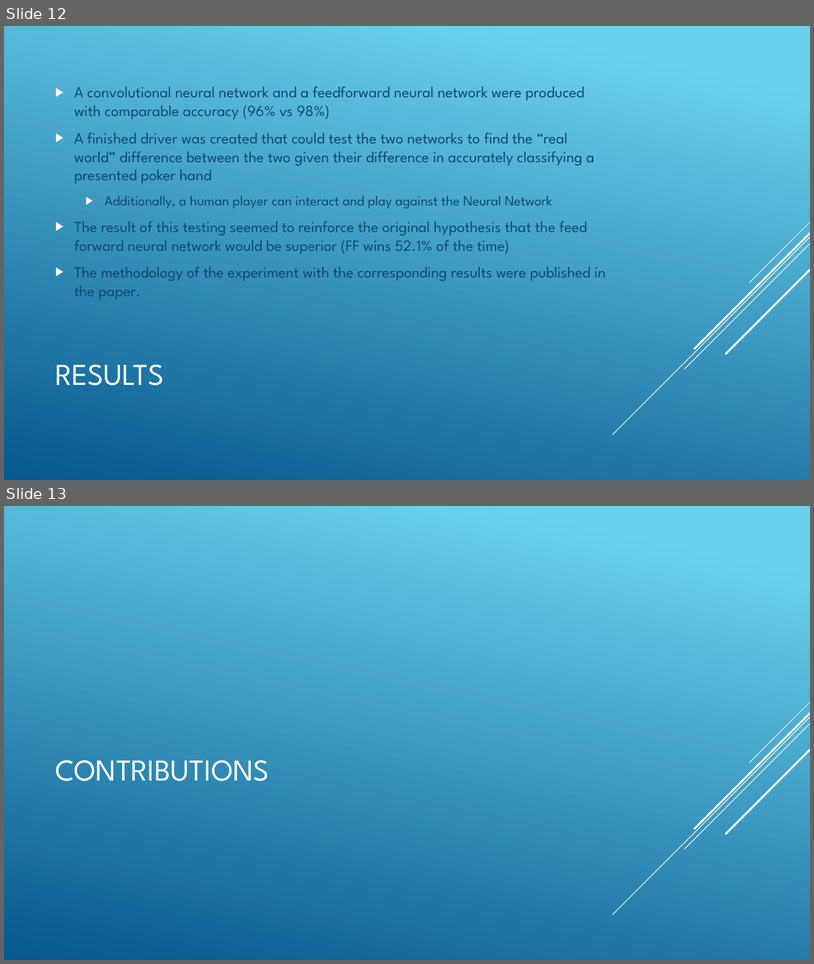
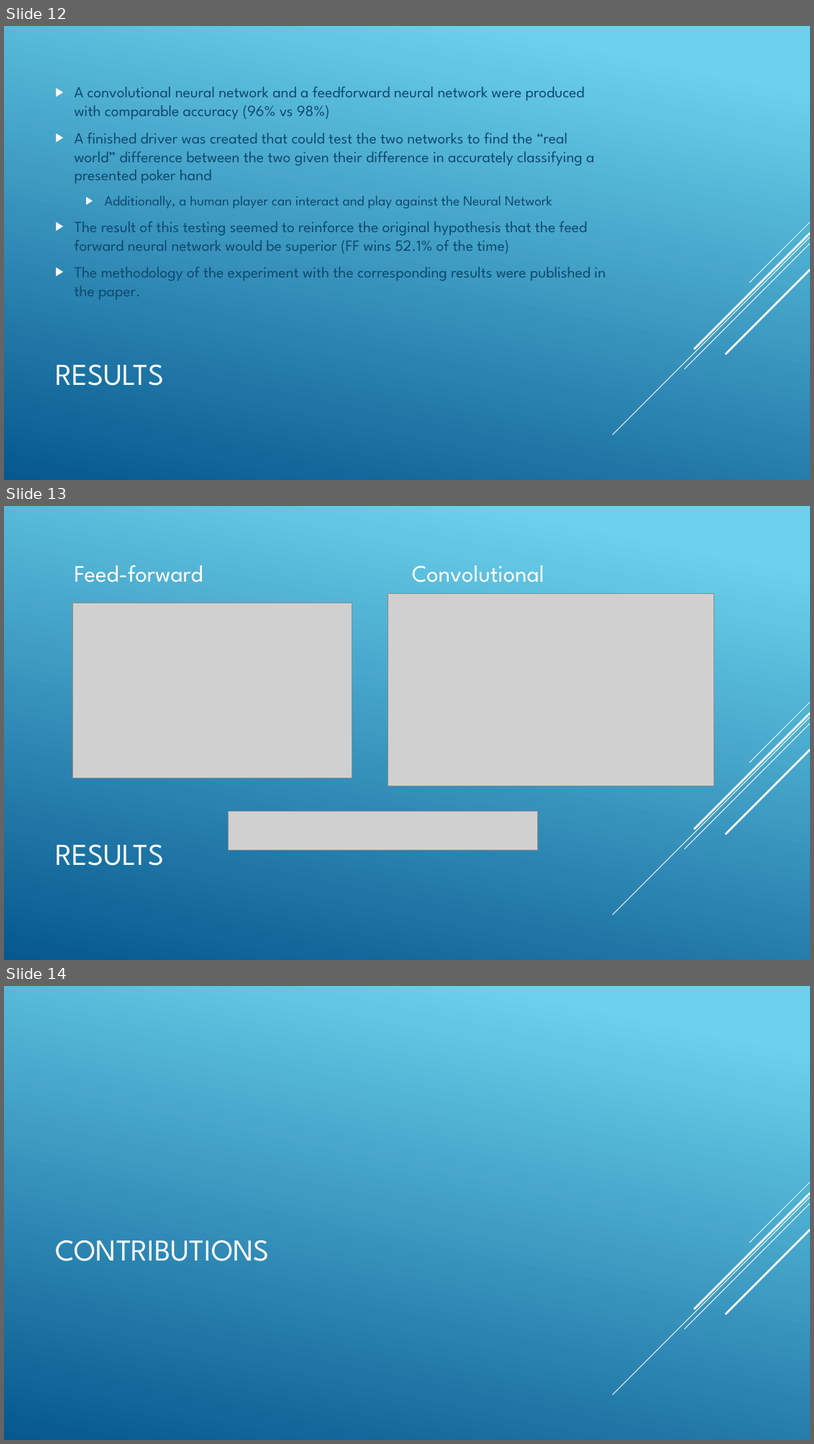
Before and after one commit to CSCI4850/S18-team4-project, a slide deck: PresentationSlides.pptx. Shown one above the other, each under a label of ours: slides 12 and 13 before the commit, slides 12, 13 and 14 after it. The pictures are 814x964 and 814x1444 pixels, drawn with LibreOffice and Linux fonts; fonts in the diff are those of the drawing; grey boxes stand for pictures. Boxes give left, top, right and bottom in pixels: in the first picture for what was removed or moved away, otherwise in the second. Text is boxed around its words. In the diff, an @@ line names an element or a change of style, - is before the commit and + after.

Commit message:
Added results slide comparing graphs and showing results of test.

```diff
--- a/PresentationSlides.pptx
+++ b/PresentationSlides.pptx
@@ slide 13 added at [4,506,810,960], background gradient #6ED2EB to #06588E; not listed: 5 template elements that a slide beside it also shows @@
@@ text added at [75,565,203,582], 28 pt, text #FFFFFF @@
+Feed-forward
@@ text added at [412,565,545,582], 28 pt, text #FFFFFF @@
+Convolutional
@@ picture added at [73,602,352,778] @@
@@ picture added at [388,594,714,786] @@
@@ picture added at [229,811,538,849] @@
@@ title added at [55,844,164,865], 36 pt, text #FFFFFF @@
+RESULTS
@@ what was slide 13 is now slide 14 @@
```
Also in this commit, not shown: 1 slide changed.
